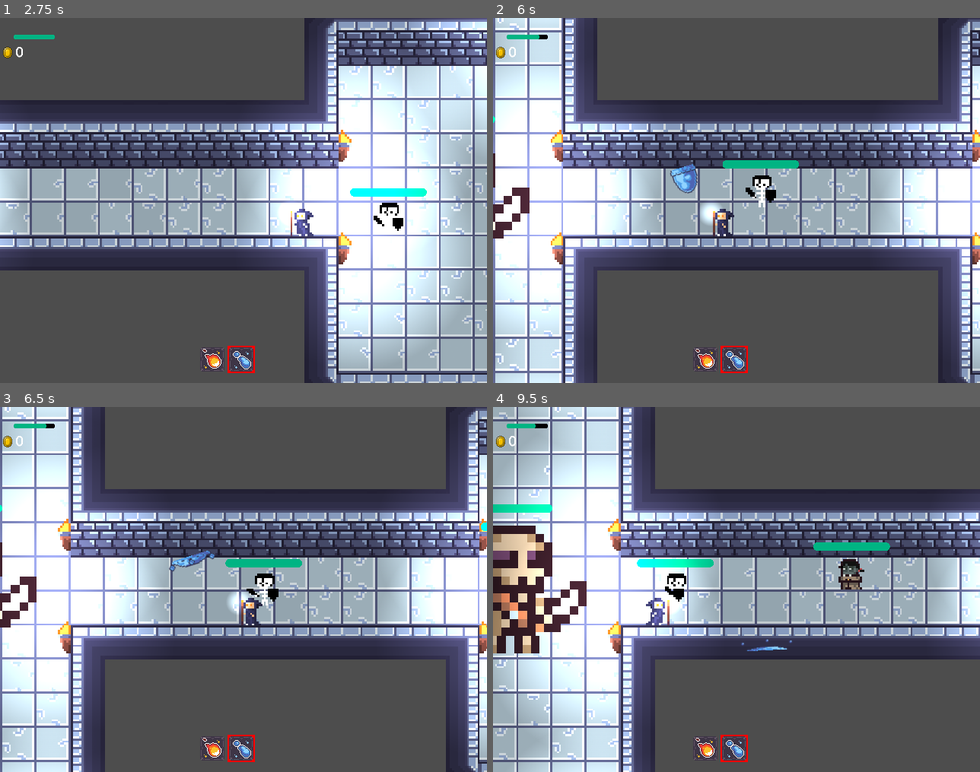
Above: before the commit, frames 1-4 (two rows, left to right).
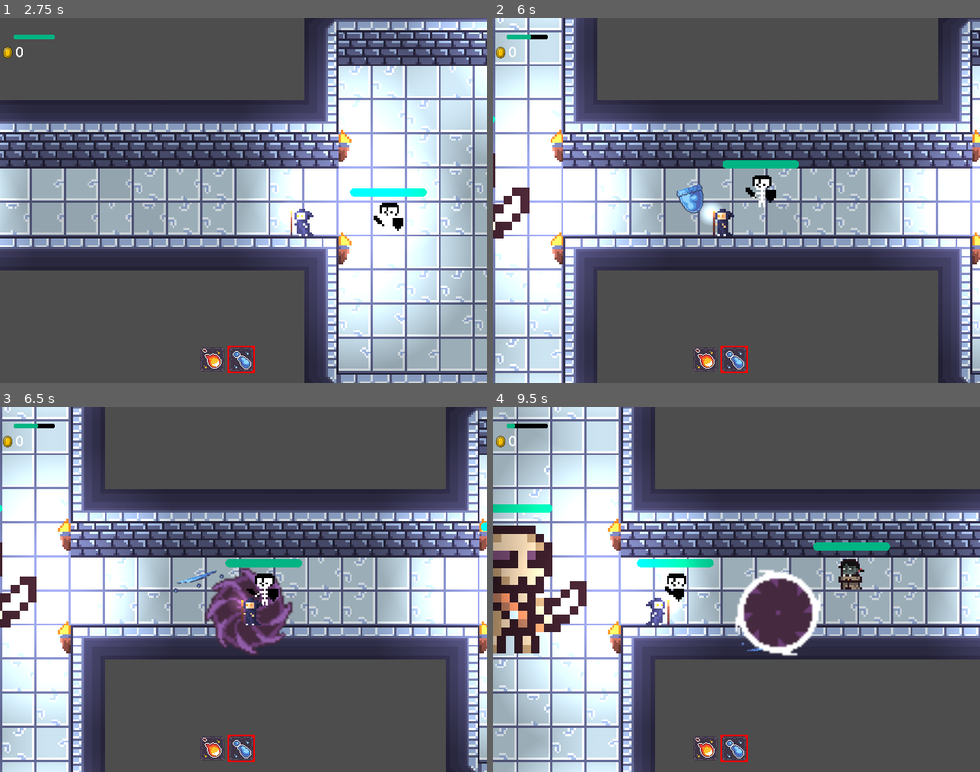
Above: after the commit, the same moments.

Repository: always-hehe-devs/top-down-game
Game: Godot game, scene res://World.tscn
Same seed, same stepped clock (60 frames per second), same inputs: the game is played once before the commit and once after it.
Inputs (mouse positions are in pixels of both pictures, inside the frame that each line leads up to):
- Up to frame 1 (2.75 s): tap Enter at 0.5 s; move the mouse to (350, 182) at 0.52 s; hold D (right) 0.53-1.28 s; tap Q (attack_1) at 0.6 s; move the mouse to (146, 218) at 1.27 s; hold S (down) 1.28-2.03 s; tap E (attack_2) at 1.35 s; move the mouse to (292, 120) at 2.02 s; hold D (right) from 2.03 s (still down); hold Space (dash) from 2.03 s (still down)
- Up to frame 2 (6 s): move the mouse to (712, 273) at 2.77 s; release D (right) at 2.78 s; release Space (dash) at 2.78 s; hold W (up) 2.78-3.53 s; click (712, 273) at 2.85 s; move the mouse to (882, 255) at 3.52 s; hold A (left) 3.53-5.03 s; tap Q (attack_1) at 3.6 s; move the mouse to (590, 145) at 4.27 s; tap E (attack_2) at 4.35 s; move the mouse to (760, 200) at 5.02 s; hold S (down) 5.03-5.78 s; hold Space (dash) 5.03-5.78 s; move the mouse to (663, 109) at 5.77 s; hold D (right) from 5.78 s (still down); click (663, 109) at 5.85 s
- Up to frame 3 (6.5 s): keep holding D (right)
- Up to frame 4 (9.5 s): move the mouse to (843, 571) at 6.52 s; release D (right) at 6.53 s; hold W (up) 6.53-7.28 s; tap Q (attack_1) at 6.6 s; move the mouse to (639, 607) at 7.27 s; hold D (right) 7.28-8.03 s; tap E (attack_2) at 7.35 s; move the mouse to (785, 509) at 8.02 s; hold S (down) 8.03-8.78 s; hold Space (dash) 8.03-8.78 s; move the mouse to (712, 662) at 8.77 s; hold A (left) from 8.78 s (still down); click (712, 662) at 8.85 s

Frame 1 is identical in both runs. In frame 2, 0.6% of the frame differs, in the area x 7-44%, y 4-54%; in frame 3, 2.7%; in frame 4, 3.0%, in the area x 4-68%, y 4-69%.

Commit message:
Changed player hit/hurt box layer and added deflected fireball damage

Diff:
--- a/FireBall.gd
+++ b/FireBall.gd
@@ -1,6 +1,4 @@
 extends Projectile
-
-@onready var impact_detector := $ImpactDetector
 
 func proj_physics_process(delta):
 	position += direction * speed * delta
@@ -19,3 +17,10 @@
 func _on_impact_detector_body_entered(body):
 	if body.name.contains('TileMap'):
 		on_hit()
+
+func deflect():
+	var new_direction = direction * -1
+	direction = new_direction
+	rotate(PI)
+	hitbox.set_collision_layer_value(4,true)
+	hitbox.set_collision_layer_value(10,false)
--- a/Fireball.tscn
+++ b/Fireball.tscn
@@ -73,8 +73,8 @@
 animation = &"Explode"
 
 [node name="HitBox" type="Area2D" parent="."]
-collision_layer = 8
-collision_mask = 8
+collision_layer = 512
+collision_mask = 0
 script = ExtResource("12_lxf0n")
 
 [node name="CollisionShape2D" type="CollisionShape2D" parent="HitBox"]
--- a/HitBox.gd
+++ b/HitBox.gd
@@ -2,6 +2,7 @@
 class_name HitBox
 
 var damage := 10
+var owner_name
 
 @onready var collision_shape := $CollisionShape2D
 
--- a/HurtBox.gd
+++ b/HurtBox.gd
@@ -10,8 +10,7 @@
 	connect("area_entered", _on_area_entered)
 
 func _on_area_entered(hitbox: HitBox):
-	## "hitbox.owner.get_parent() != owner" - this is check for fireball if its owner is not the player who throws spell
-	if (hitbox.owner != owner and hitbox.owner.get_parent() != owner) && owner.has_method("take_damage"):
+	if owner.has_method("take_damage"):
 		owner.take_damage(hitbox.damage)
 		hitbox.on_hit()
 
--- a/Player.gd
+++ b/Player.gd
@@ -8,7 +8,6 @@
 
 @onready var animation = $AnimatedSprite2D
 @onready var dash = $Dash
-@onready var health_depletion_timer = $HealthDepletionTimer
 
 const FireballScene: PackedScene = preload("res://Fireball.tscn")
 const WaterballScene: PackedScene = preload("res://Waterball.tscn")
@@ -21,7 +20,6 @@
 
 func _ready():
 	animation.play("Idle")
-	health_depletion_timer.timeout.connect(func():take_damage(3))
 
 func _physics_process(_delta):
 	input_dir = Input.get_vector("left", "right", "up", "down")
@@ -50,7 +48,6 @@
 
 	velocity = input_dir * speed
 
-	handle_health_depletion()
 	move_and_slide()
 
 func _unhandled_input(event):
@@ -70,20 +67,6 @@
 	bullet.direction = global_position.direction_to(get_global_mouse_position())
 	add_child(bullet)
 
-func handle_health_depletion():
-	if input_dir == Vector2(0,0):
-		start_health_depletion()
-	else:
-		end_health_depletion()
-
-func start_health_depletion():
-	if health_depletion_timer.is_stopped():
-		health_depletion_timer.start()
-
-func end_health_depletion():
-	if !health_depletion_timer.is_stopped():
-		health_depletion_timer.stop()
-
 func take_damage(damage):
 	health -= damage
 	Events.player_attacked.emit(health)
--- a/Player.tscn
+++ b/Player.tscn
@@ -64,7 +64,7 @@
 texture = ExtResource("2_b4q0o")
 
 [node name="HurtBox" type="Area2D" parent="."]
-collision_layer = 8
+collision_layer = 0
 collision_mask = 8
 script = ExtResource("6_2vibx")
 
@@ -84,5 +84,3 @@
 drag_right_margin = 0.1
 
 [node name="Dash" parent="." instance=ExtResource("8_r5ygi")]
-
-[node name="HealthDepletionTimer" type="Timer" parent="."]
--- a/Portal.tscn
+++ b/Portal.tscn
@@ -64,7 +64,7 @@
 
 [node name="HitBox" type="Area2D" parent="."]
 collision_layer = 8
-collision_mask = 8
+collision_mask = 520
 script = ExtResource("11_ryx6n")
 
 [node name="CollisionShape2D" type="CollisionShape2D" parent="HitBox"]
--- a/Projectile.gd
+++ b/Projectile.gd
@@ -3,7 +3,7 @@
 
 var direction := Vector2.ZERO
 var speed = 100
-@onready var hitbox := $HitBox
+@onready var hitbox := $HitBox as Area2D
 @onready var sprite := $AnimatedSprite2D
 
 var destroy = false
@@ -31,8 +31,3 @@
 
 func on_destroy():
 	pass
-
-func deflect():
-	var new_direction = direction * -1
-	direction = new_direction
-	rotate(180)
--- a/SkeletonKnightMob.tscn
+++ b/SkeletonKnightMob.tscn
@@ -117,9 +117,13 @@
 frame = 3
 frame_progress = 1.0
 
+[node name="HurtBox" parent="." index="2"]
+collision_layer = 0
+collision_mask = 512
+
 [node name="HitBox" type="Area2D" parent="." index="6"]
 collision_layer = 8
-collision_mask = 8
+collision_mask = 0
 script = ExtResource("4_myg33")
 
 [node name="CollisionShape2D" type="CollisionPolygon2D" parent="HitBox" index="0"]
@@ -131,7 +135,7 @@
 
 [node name="ReflectArea" type="Area2D" parent="." index="9"]
 collision_layer = 0
-collision_mask = 8
+collision_mask = 512
 
 [node name="CollisionShape2D" type="CollisionShape2D" parent="ReflectArea" index="0"]
 position = Vector2(0, -1)
--- a/VampireMob.tscn
+++ b/VampireMob.tscn
@@ -6,8 +6,14 @@
 [node name="VampireMob" instance=ExtResource("1_unwxk")]
 script = ExtResource("2_y7m6g")
 
+[node name="HurtBox" parent="." index="2"]
+collision_layer = 0
+collision_mask = 512
+
 [node name="ProgressBar" parent="." index="3"]
 metadata/_edit_use_anchors_ = true
 
 [node name="Timer" type="Timer" parent="." index="6"]
 wait_time = 2.0
+
+[connection signal="timeout" from="Timer" to="." method="_on_timer_timeout"]
--- a/WaterBall.gd
+++ b/WaterBall.gd
@@ -1,6 +1,4 @@
 extends Projectile
-
-@onready var impact_detector := $ImpactDetector
 
 func _physics_process(delta):
 	proj_physics_process(delta)
--- a/project.godot
+++ b/project.godot
@@ -126,6 +126,7 @@
 2d_physics/layer_3="Enemies"
 2d_physics/layer_4="Hurt_HitBoxes"
 2d_physics/layer_5="World Objects See Through"
+2d_physics/layer_10="PHitHurtBox"
 
 [navigation]
 
